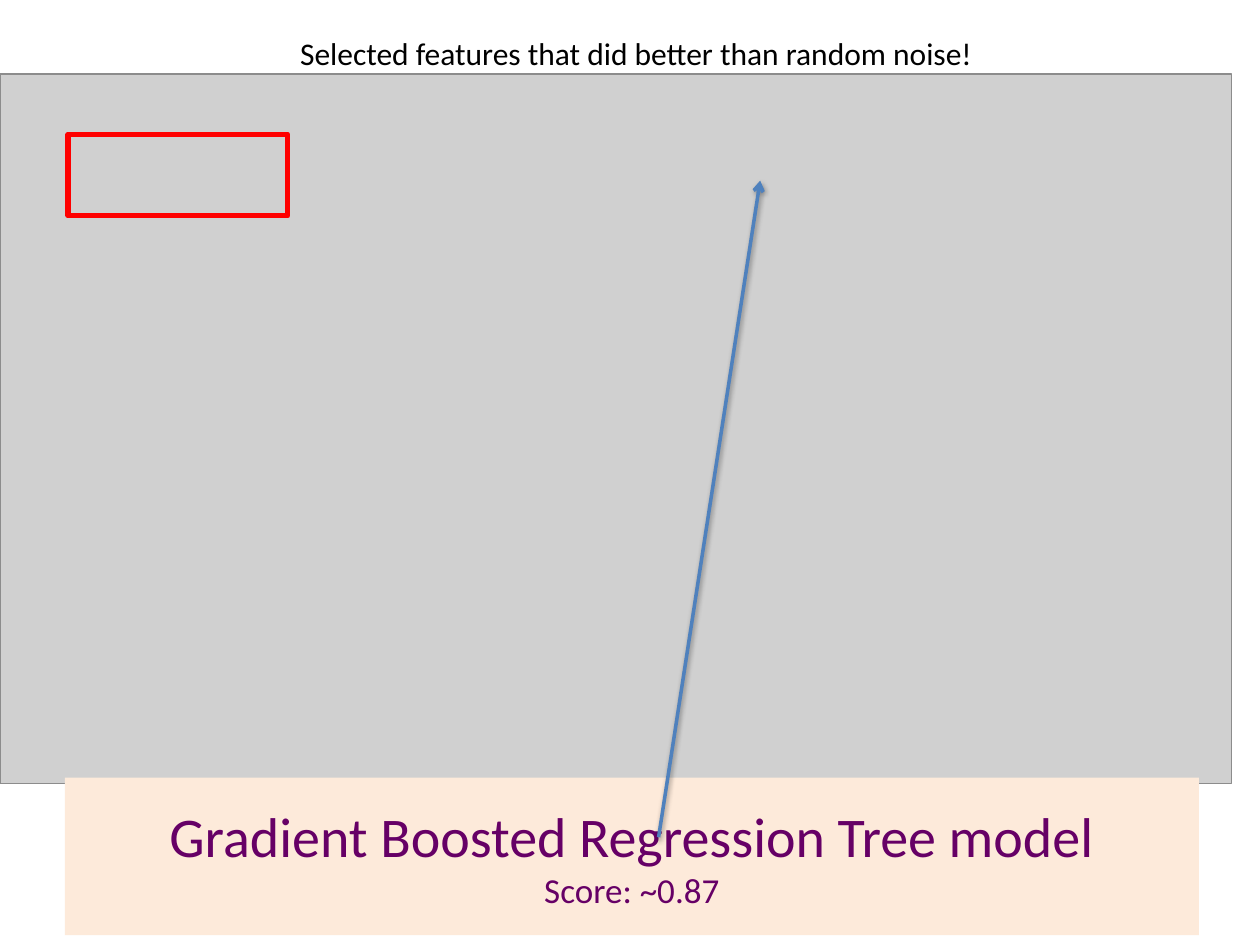
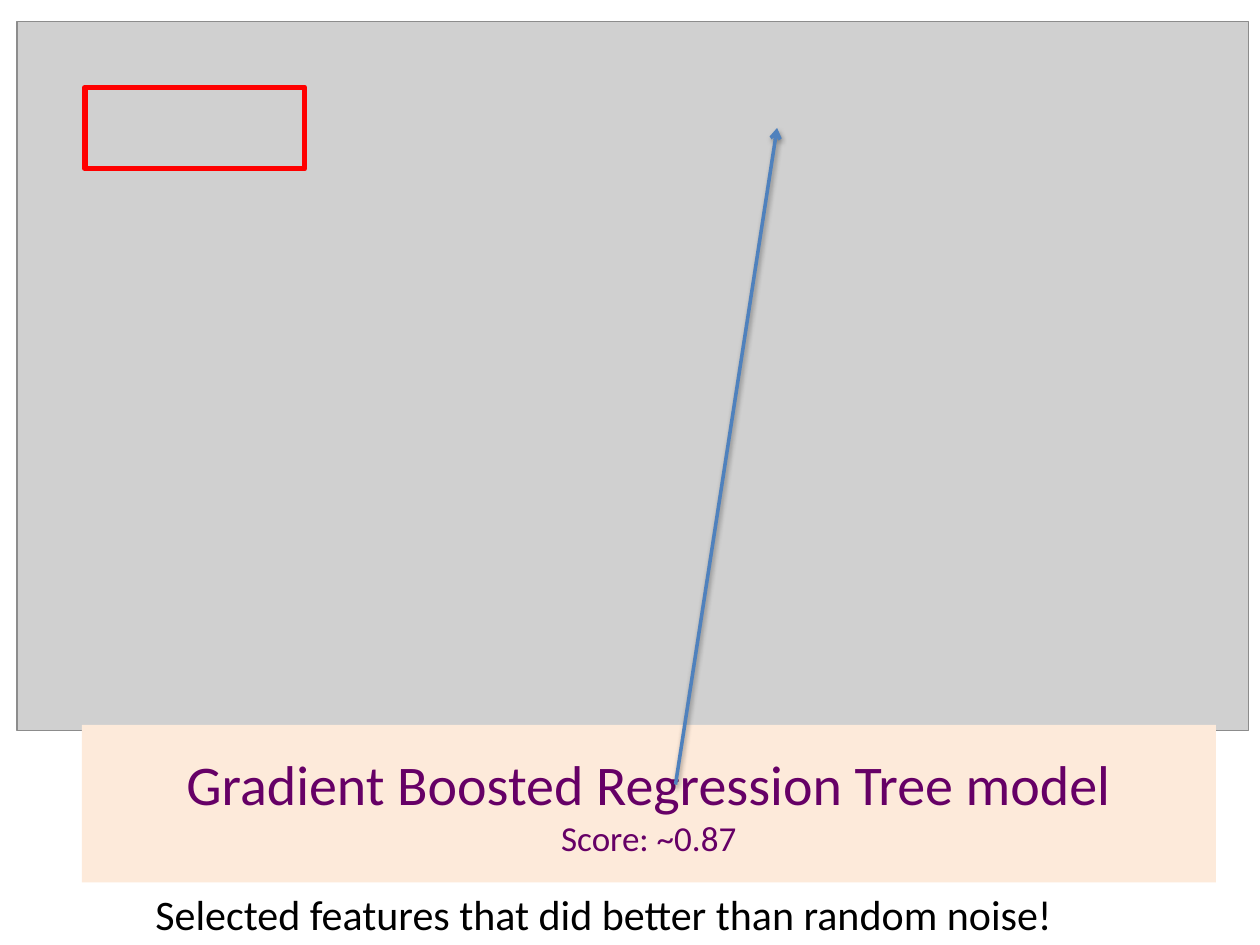
Before and after one commit to karmacelina/predicting_movie_widest_release, a slide deck: slide 9 of Luther_presentation.pptx. Drawn at 1260x945 pixels with LibreOffice and Linux fonts; fonts in the diff are those of the drawing; grey boxes stand for pictures. Boxes give left, top, right and bottom in pixels: in the first picture for what was removed or moved away, otherwise in the second. Text is boxed around its words. In the diff, an @@ line names an element or a change of style, - is before the commit and + after.

```diff
--- a/Luther_presentation.pptx
+++ b/Luther_presentation.pptx
@@ picture: place and size @@
-picture at bbox=[0, 74, 1231, 784]
+picture at bbox=[16, 21, 1247, 731]
@@ rectangle: place and size @@
-rectangle at bbox=[68, 135, 287, 217]
+rectangle at bbox=[84, 87, 304, 169]
@@ arrow moved from (659, 838) - (760, 180) to (675, 785) - (777, 129) @@
@@ rectangle "Gradient Boosted Regression Tree model": place and size @@
-rectangle "Gradient Boosted Regression Tree model" at bbox=[66, 777, 1200, 935]
+rectangle "Gradient Boosted Regression Tree model" at bbox=[82, 724, 1216, 882]
@@ text "Selected features that did better ...": place and size @@
-text "Selected features that did better ..." at bbox=[300, 43, 972, 66]
+text "Selected features that did better ..." at bbox=[155, 900, 1052, 931]
@@ text "Selected features that did better ..." at bbox=[155, 900, 1052, 931]: size 18 to 24 pt @@
```
Also in this commit, not shown: 5 other slides changed, 3 slides added, 3 slides removed.
